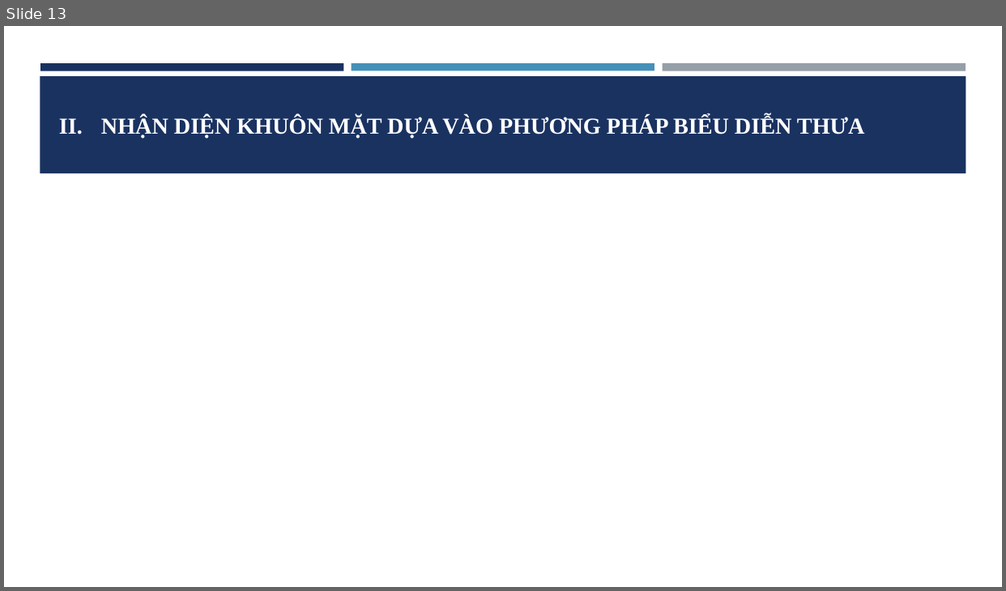
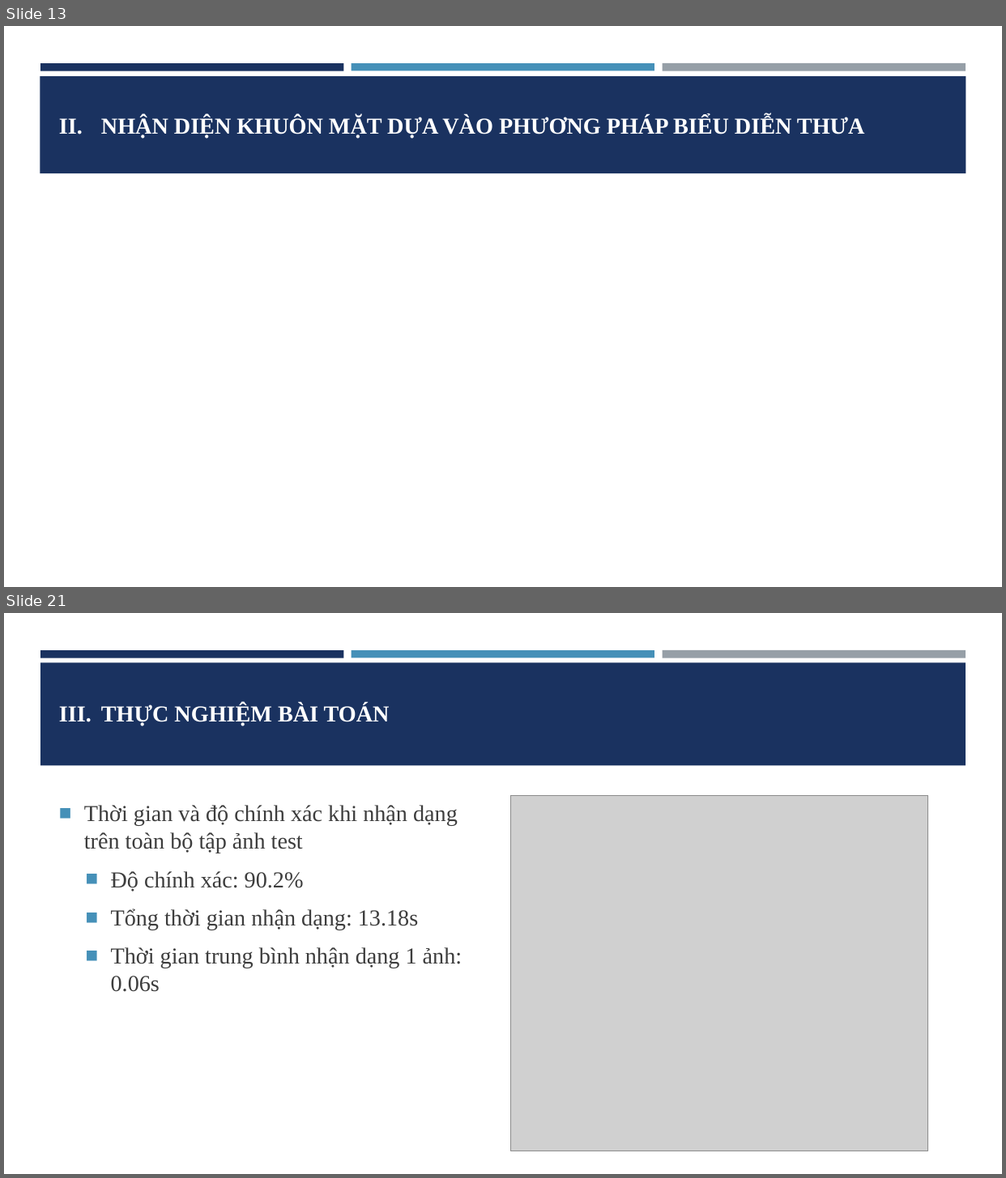
Before and after one commit to khactoan/Face-recognition-tool, a slide deck: Documents/Sparse representation-DangKhacToan.pptx. Shown one above the other, each under a label of ours: slide 13 before the commit, slides 13 and 21 after it; the slides between them are not shown. The pictures are 1006x591 and 1006x1178 pixels, drawn with LibreOffice and Linux fonts; fonts in the diff are those of the drawing; grey boxes stand for pictures. Boxes give left, top, right and bottom in pixels: in the first picture for what was removed or moved away, otherwise in the second. Text is boxed around its words. In the diff, an @@ line names an element or a change of style, - is before the commit and + after.

```diff
--- a/Documents/Sparse representation-DangKhacToan.pptx
+++ b/Documents/Sparse representation-DangKhacToan.pptx
@@ slide 21 added at box(4, 613, 1002, 1174), background #FFFFFF; not listed: 3 template elements that a slide beside it also shows @@
@@ rectangle added at box(40, 662, 966, 766), fill #1A3260 @@
@@ title added at box(101, 705, 390, 726), 22 pt, text #FFFFFF, bold @@
+III. THỰC NGHIỆM BÀI TOÁN
@@ text added at box(84, 805, 462, 992), 22 pt, text #3D3D3D @@
+■ Thời gian và độ chính xác khi nhận dạng trên toàn bộ tập ảnh test
+  ■ Độ chính xác: 90.2%
+  ■ Tổng thời gian nhận dạng: 13.18s
+  ■ Thời gian trung bình nhận dạng 1 ảnh: 0.06s
@@ picture added at box(511, 796, 928, 1152) @@
```
Also in this commit, not shown: 3 slides changed, 5 other slides added, 1 slide removed.
